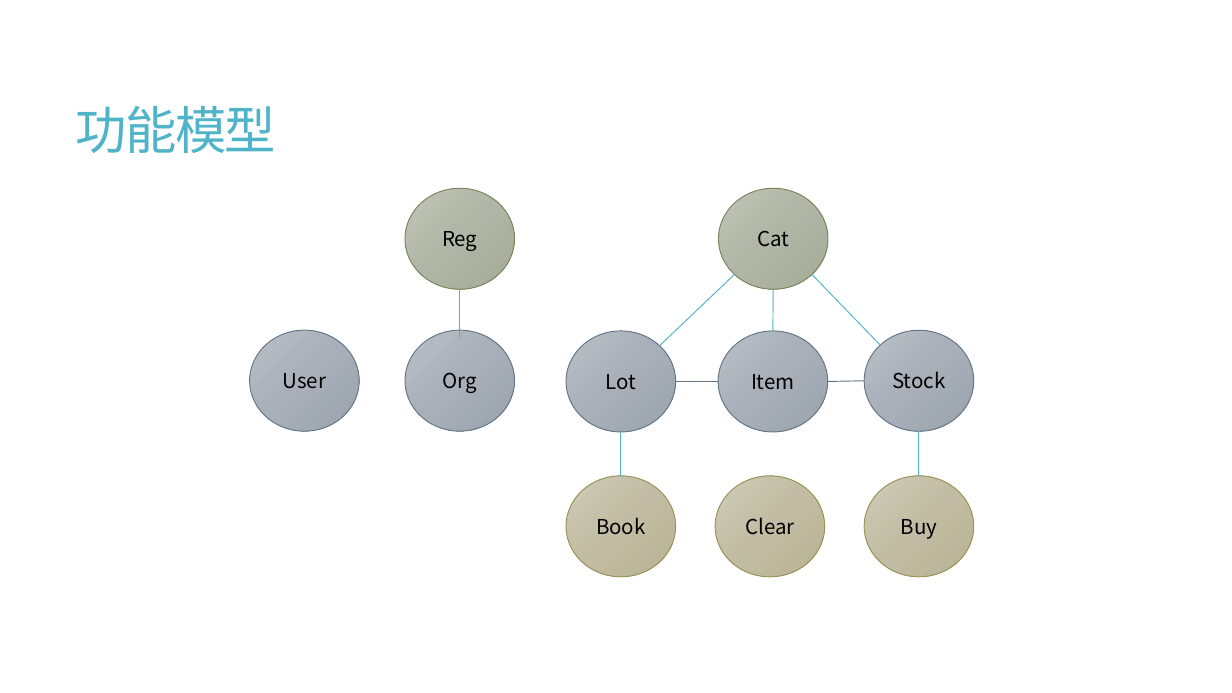
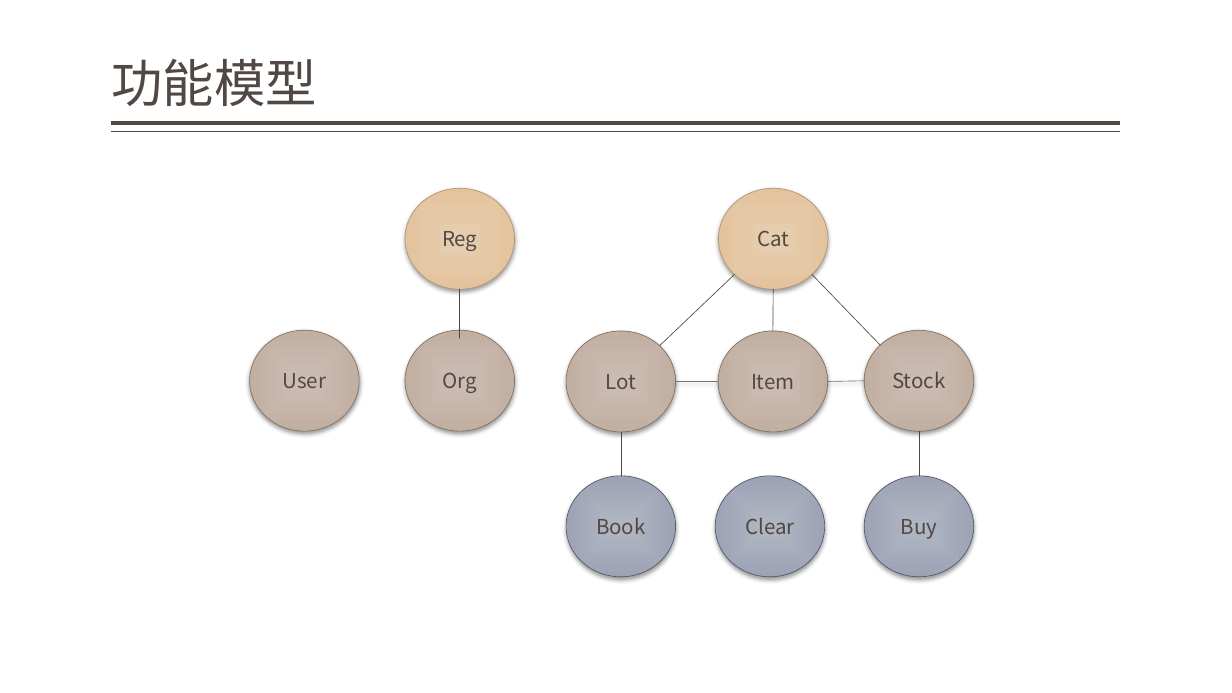
Before and after one commit to jzgi/chainsmart, a slide deck: slide 4 of Docs/品链供销平台.pptx. Drawn at 1232x693 pixels with LibreOffice and Linux fonts; fonts in the diff are those of the drawing. Boxes give left, top, right and bottom in pixels: in the first picture for what was removed or moved away, otherwise in the second. Text is boxed around its words. In the diff, an @@ line names an element or a change of style, - is before the commit and + after.

```diff
--- a/Docs/品链供销平台.pptx
+++ b/Docs/品链供销平台.pptx
@@ title "功能模型": place and size @@
-title "功能模型" at <box>76,106,277,153</box>
+title "功能模型" at <box>112,59,317,106</box>
@@ title "功能模型" at <box>112,59,317,106</box>: text colour #50B4C8 to #514843, letter spacing -1.2 to 0 pt; line spacing 0.85 to 0.9; vertical alignment middle to bottom @@
@@ line added from (1121, 123) to (112, 123), #514843 3 pt @@
@@ line added from (1121, 132) to (112, 132), #514843 1 pt @@
@@ ellipse "Reg" at <box>405,189,515,289</box>: text colour #000000 to #514843; fill gradient #C1C5B8 to #B1B6A5 to #A5AB96 to gradient #E8CEAF to #E4C49D; outline #7A855D 0.75 pt to #AB977A 0.5 pt; shadow on @@
@@ ellipse "Cat" at <box>719,189,829,289</box>: text colour #000000 to #514843; fill gradient #C1C5B8 to #B1B6A5 to #A5AB96 to gradient #E8CEAF to #E4C49D; outline #7A855D 0.75 pt to #AB977A 0.5 pt; shadow on @@
@@ line (460, 289) - (460, 338): stroke #50B4C8 0.75 pt to #504641 0.5 pt @@
@@ line (735, 274) - (660, 346): stroke #50B4C8 0.75 pt to #504641 0.5 pt @@
@@ line (773, 331) - (774, 289): stroke #50B4C8 0.75 pt to #504641 0.5 pt @@
@@ line (812, 274) - (881, 345): stroke #50B4C8 0.75 pt to #504641 0.5 pt @@
@@ text colour #000000 to #514843; fill gradient #BBC0C7 to #A9AFB8 to #9AA3AE to gradient #CCBDB3 to #C2AEA1; outline #657689 0.75 pt to #806F63 0.5 pt; shadow on in 5 elements at <box>718,331,828,432</box>, <box>567,331,677,432</box>, <box>864,330,974,431</box>, <box>405,330,515,431</box>, <box>250,330,360,431</box> @@
@@ line (676, 382) - (718, 382): stroke #657689 0.75 pt to #806F63 0.5 pt @@
@@ line (828, 382) - (864, 381): stroke #657689 0.75 pt to #806F63 0.5 pt @@
@@ line (621, 476) - (621, 432): stroke #50B4C8 0.75 pt to #504641 0.5 pt @@
@@ line (920, 432) - (920, 476): stroke #50B4C8 0.75 pt to #504641 0.5 pt @@
@@ text colour #000000 to #514843; fill gradient #CFCBB8 to #C2BDA4 to #BAB494 to gradient #B1B6C2 to #9EA5B5; outline #9B9256 0.75 pt to #505868 0.5 pt; shadow on in 3 elements at <box>567,476,677,577</box>, <box>864,476,974,577</box>, <box>715,476,825,577</box> @@
```
Also in this commit, not shown: 24 other slides changed, 2 slides added, 11 other files.
